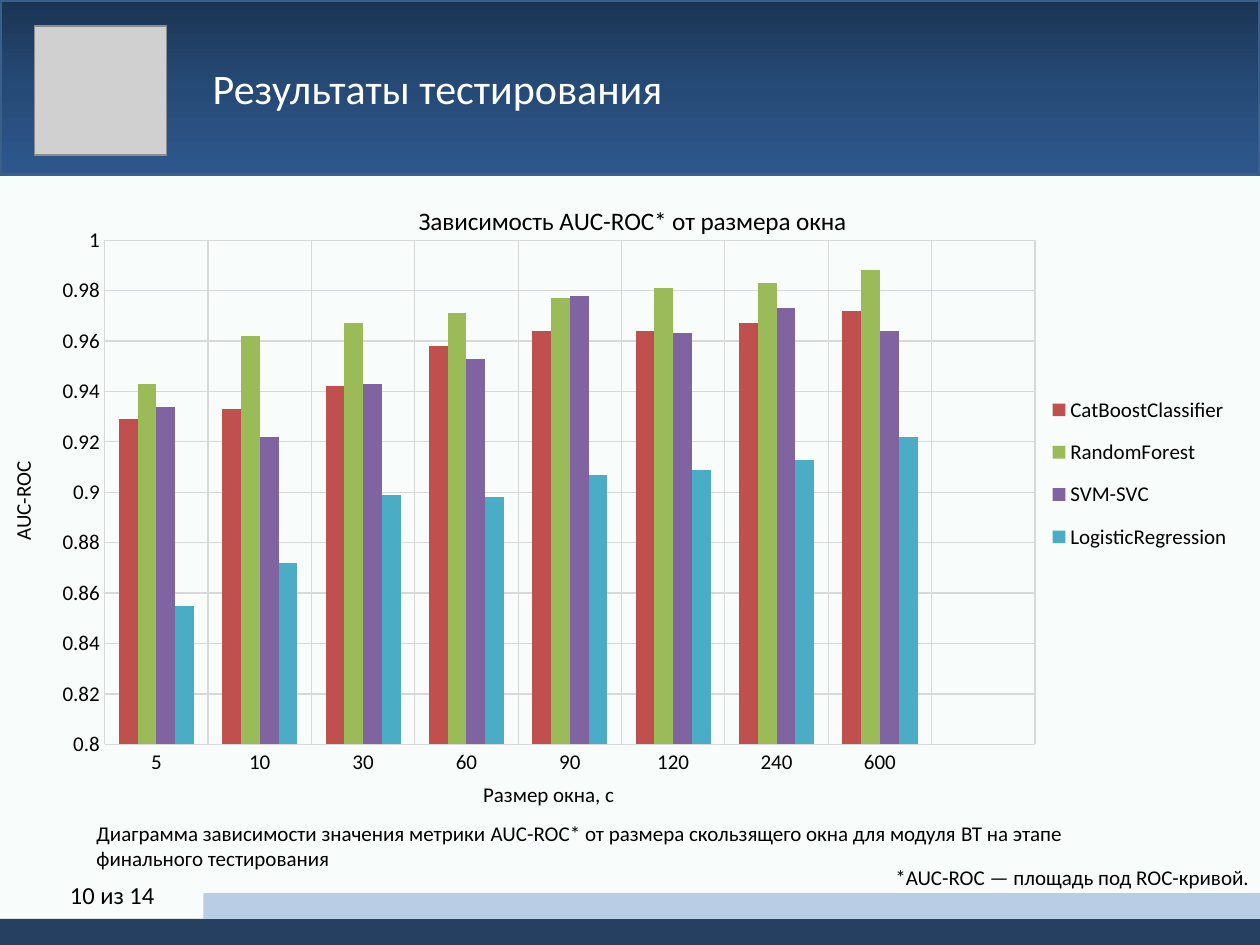
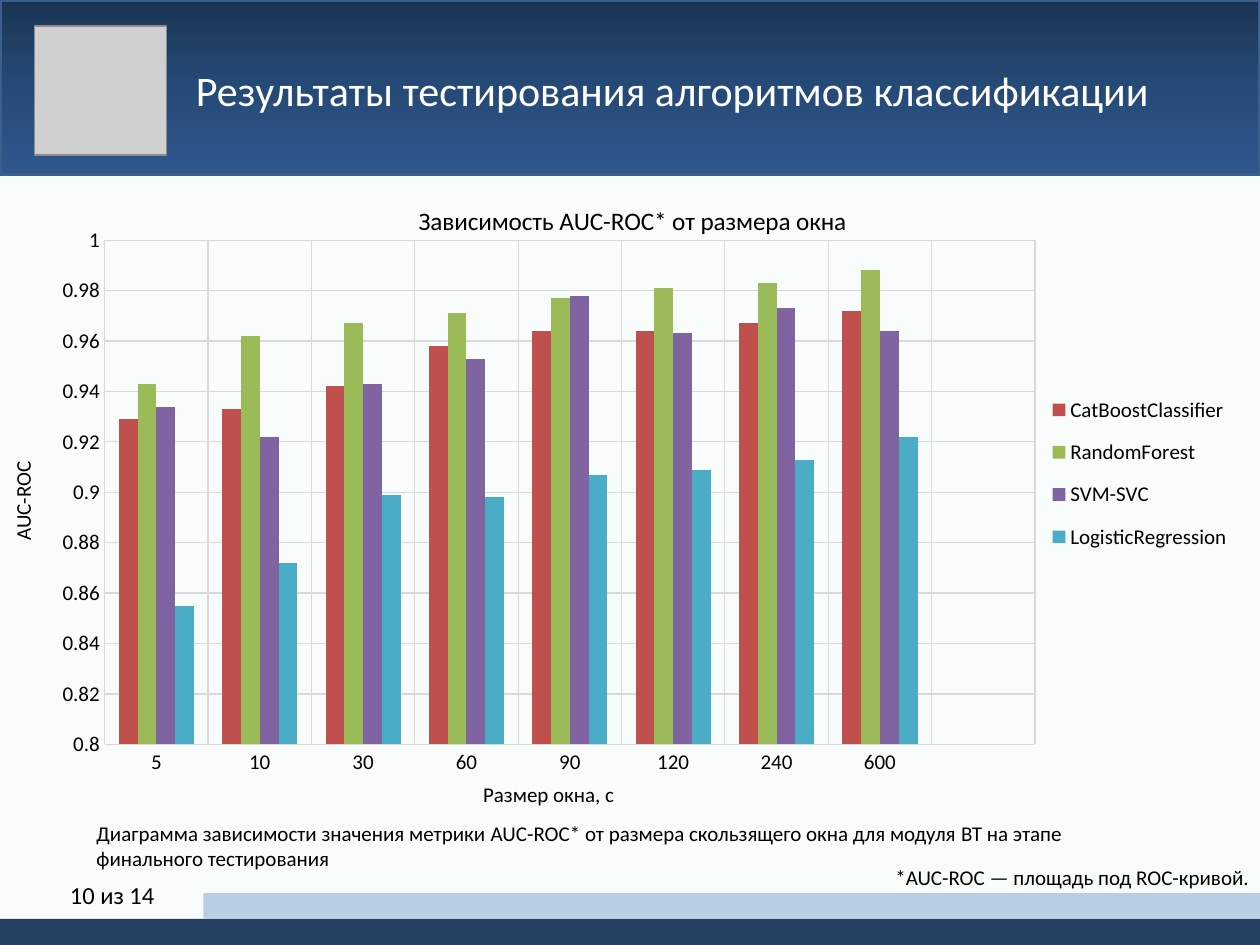
Before and after one commit to yerseg/bachelor_thesis, a slide deck: slide 10 of thesis_presentation.pptx. Drawn at 1260x945 pixels with LibreOffice and Linux fonts; fonts in the diff are those of the drawing; grey boxes stand for pictures. Boxes give left, top, right and bottom in pixels: in the first picture for what was removed or moved away, otherwise in the second. Text is boxed around its words. In the diff, an @@ line names an element or a change of style, - is before the commit and + after.

```diff
--- a/thesis_presentation.pptx
+++ b/thesis_presentation.pptx
@@ text at (196,77,1149,113): text changed @@
-Результаты тестирования
+Результаты тестирования алгоритмов классификации
```
Also in this commit, not shown: 8 other slides changed, 3 slides added.
